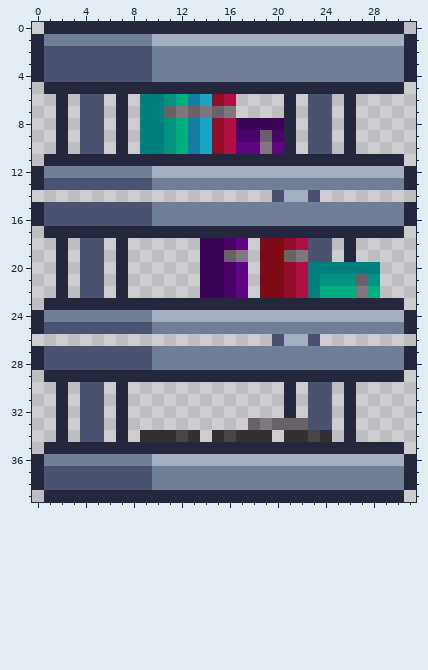
Two versions of one pixel-art sprite, objects/neko/ketianbookcase/ketianbookcaselit.png. Above is the file before it was changed.
The file is 32x40 pixels.
And afterwards:
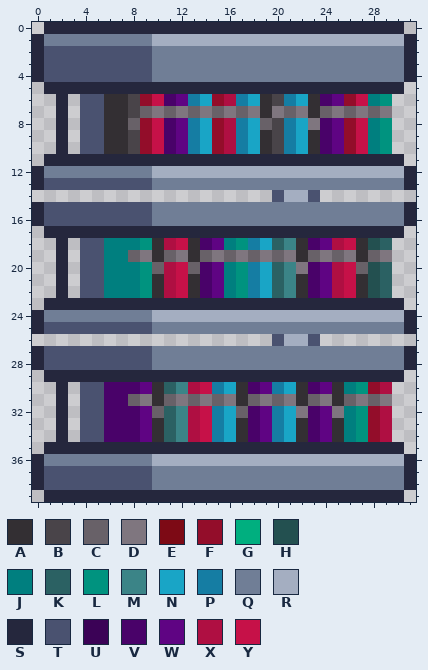
Palette (. is transparent): A #332f33  B #494449  C #686168  D #7f767f  E #7d0a15  F #930d2a  G #00af7f  H #235050  J #007f7f  K #2b6163  L #00937f  M #3b8487  N #19a5c6  P #157da3  Q #707e96  R #a4aec1  S #25273d  T #4a5270  U #3b0256  V #490269  W #5f0483  X #af0f42  Y #c61148
Log entry: Fixed texture error with the Ketian book case lit texture
Edits made:
Changed rows in their new state; - is an unchanged pixel.
first column x 6:
 6 AABFYVW----PNABPNAVWFYJL
 7 AABCD------CDADCDACDCDCD
 8 AACFYVW----PNCBPNDVWFYJL
 9 AABFYVW----PNABPNAVWFYJL
10 AABFYVW----PNABPNAVWFYJL
first column x 6:
18 JJJLAXYAVWJLPNKMAVWXYAHK
19 JJCDACDACD--CDCDACDCDACD
20 JJJLCXYCVWJLPNKMDVWXYCHK
21 JJJLAXYAVWJLPNKMAVWXYAHK
22 JJJLAXYAVWJLPNKMAVWXYAHK
first column x 6:
30 VVVWAKMXYPNAVWPNAVWAJLFX
31 VVCDACDCDCDACDCDACDACDCD
32 VVVWCKMXYPNCVWPNDVWDJLFX
33 VVVWAKMXYPNAVWPNAVWAJLFX
34 VVVW-KMXYPN-VWPN-VWAJLFX
Changed places in both pictures, as pixel boxes (x1, y1, x2, y2):
changed: (104, 94, 392, 154)
changed: (104, 238, 392, 298)
changed: (104, 382, 392, 442)
